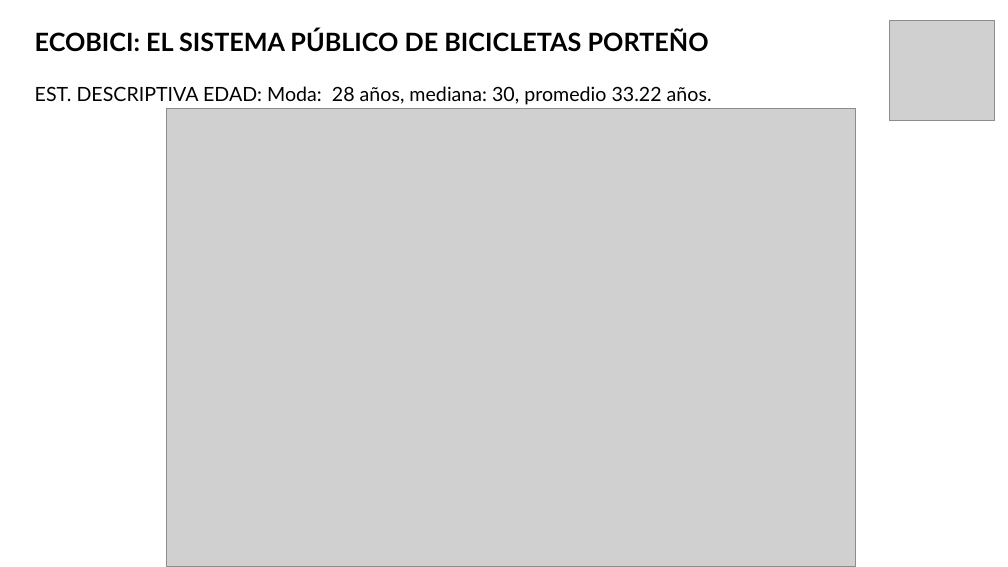
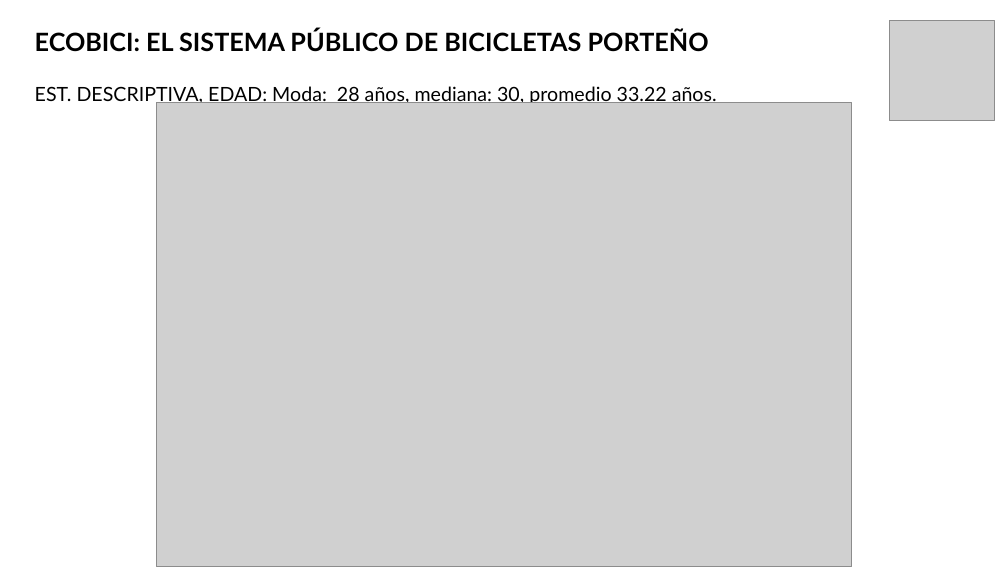
Before and after one commit to fpaterson/Acamica-Data-Science, a slide deck: slide 12 of Presentación personal/Presentación Ecobici.pptx (slide 11 before the commit). Drawn at 1008x567 pixels with LibreOffice and Linux fonts; fonts in the diff are those of the drawing; grey boxes stand for pictures. Boxes give left, top, right and bottom in pixels: in the first picture for what was removed or moved away, otherwise in the second. Text is boxed around its words. In the diff, an @@ line names an element or a change of style, - is before the commit and + after.

```diff
--- a/Presentación personal/Presentación Ecobici.pptx
+++ b/Presentación personal/Presentación Ecobici.pptx
@@ title at [35,86,717,106]: text changed @@
-EST. DESCRIPTIVA EDAD: Moda: 28 años, mediana: 30, promedio 33.22 años.
+EST. DESCRIPTIVA, EDAD: Moda: 28 años, mediana: 30, promedio 33.22 años.
@@ picture: place and size @@
-picture at [166,109,855,567]
+picture at [156,103,852,567]
```
Also in this commit, not shown: 5 other slides changed, 2 slides added, 4 other files.
